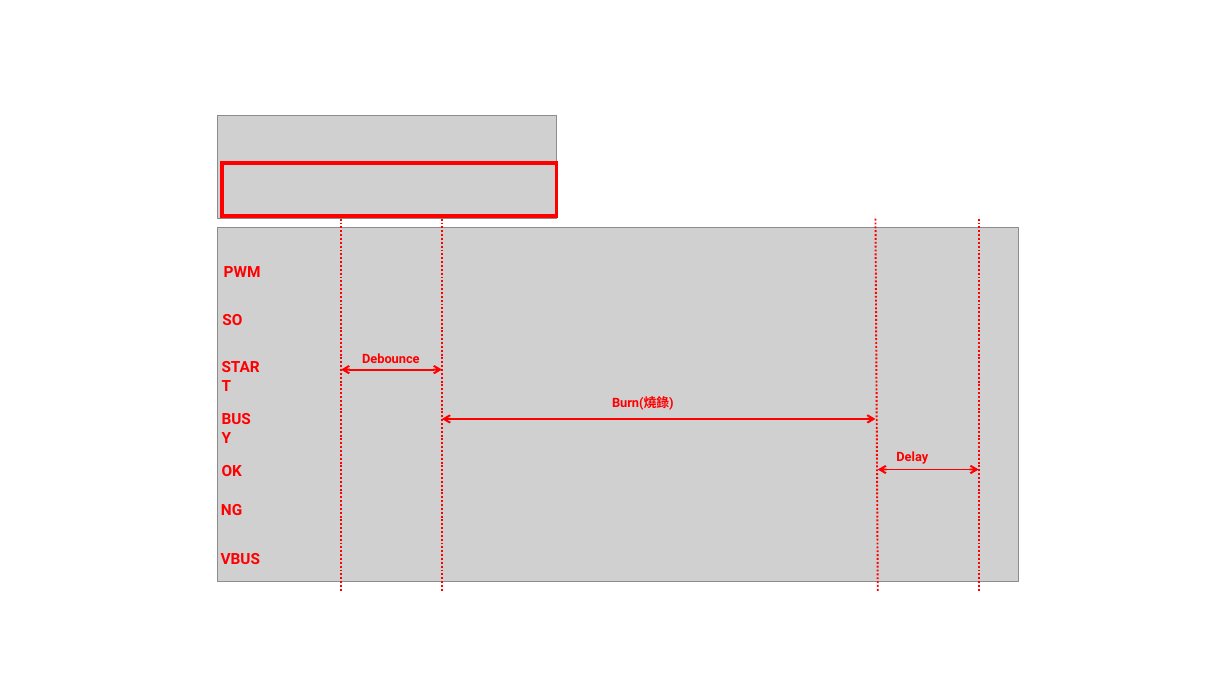
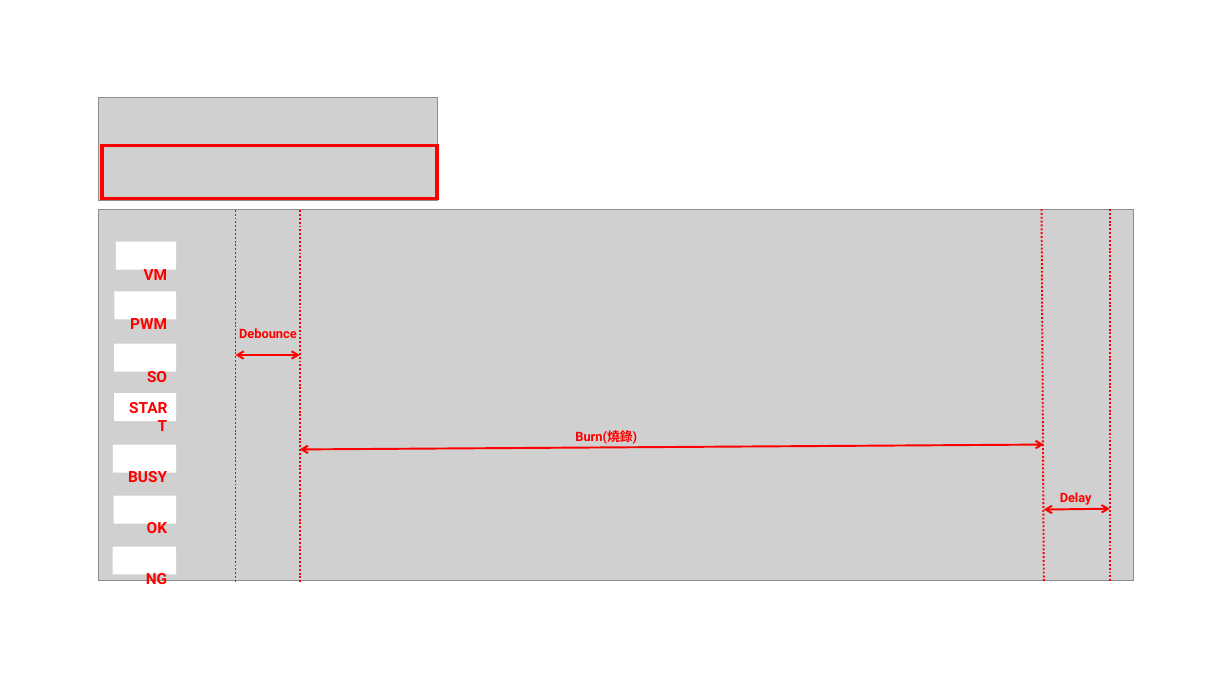
Before and after one commit to billwanggithub/MXXXX, a slide deck: slide 4 of assets/user_guide.pptx. Drawn at 1232x693 pixels with LibreOffice and Linux fonts; fonts in the diff are those of the drawing; grey boxes stand for pictures. Boxes give left, top, right and bottom in pixels: in the first picture for what was removed or moved away, otherwise in the second. Text is boxed around its words. In the diff, an @@ line names an element or a change of style, - is before the commit and + after.

```diff
--- a/assets/user_guide.pptx
+++ b/assets/user_guide.pptx
@@ picture: place and size @@
-picture at box(218, 116, 557, 218)
+picture at box(98, 97, 437, 200)
@@ rectangle: place and size @@
-rectangle at box(222, 164, 556, 216)
+rectangle at box(103, 145, 437, 198)
@@ picture: place and size @@
-picture at box(218, 227, 1019, 581)
+picture at box(99, 209, 1134, 580)
@@ line moved from (875, 219) - (878, 592) to (1042, 209) - (1044, 582) @@
@@ line moved from (979, 219) - (979, 592) to (1110, 209) - (1110, 582) @@
@@ line moved from (341, 219) - (341, 592) to (236, 210) - (236, 582) @@
@@ line moved from (442, 219) - (442, 592) to (299, 210) - (299, 583) @@
@@ rectangle added at box(116, 242, 176, 270), fill #FFFFFF, 12 pt, text #FF0000, bold @@
+VM
@@ rectangle "PWM": place and size @@
-rectangle "PWM" at box(224, 266, 261, 277)
+rectangle "PWM" at box(115, 291, 177, 319)
@@ text "Debounce": place and size @@
-text "Debounce" at box(362, 353, 420, 363)
+text "Debounce" at box(239, 328, 297, 338)
@@ rectangle "SO": place and size @@
-rectangle "SO" at box(222, 314, 242, 325)
+rectangle "SO" at box(115, 344, 177, 372)
@@ double arrow moved from (341, 370) - (442, 370) to (236, 355) - (299, 355) @@
@@ rectangle "START": place and size @@
-rectangle "START" at box(213, 353, 274, 381)
+rectangle "START" at box(115, 393, 177, 421)
@@ rectangle "BUSY": place and size @@
-rectangle "BUSY" at box(213, 405, 270, 433)
+rectangle "BUSY" at box(113, 445, 177, 472)
@@ double arrow moved from (442, 419) - (875, 419) to (299, 449) - (1044, 445) @@
@@ text "Burn(燒錄)": place and size @@
-text "Burn(燒錄)" at box(612, 396, 674, 410)
+text "Burn(燒錄)" at box(575, 430, 637, 444)
@@ rectangle "OK": place and size @@
-rectangle "OK" at box(222, 465, 242, 476)
+rectangle "OK" at box(114, 495, 177, 523)
@@ double arrow moved from (878, 470) - (979, 470) to (1044, 509) - (1110, 509) @@
@@ text "Delay": place and size @@
-text "Delay" at box(896, 451, 928, 464)
+text "Delay" at box(1060, 492, 1092, 505)
@@ alignment left to right; fill none to #FFFFFF in 6 elements at box(115, 291, 177, 319), box(115, 393, 177, 421), box(113, 445, 177, 472), box(115, 344, 177, 372), box(114, 495, 177, 523), box(113, 547, 177, 575) @@
@@ rectangle "NG": place and size @@
-rectangle "NG" at box(221, 504, 242, 515)
+rectangle "NG" at box(113, 547, 177, 575)
@@ text removed at box(221, 553, 260, 564) @@
-VBUS
```
Also in this commit, not shown: 1 other slide changed, 1 other file.
